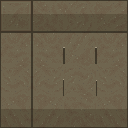
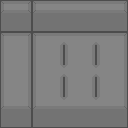
Before/after of a 128px x 128px layered artwork. What changed in the layer stack:
renamed "light copy" to "light cube", hid it over [0, 0, 128, 128]
added layer "light" (hard light) above "winter" over [0, 0, 128, 128]
hid "spring" over [0, 0, 128, 128]
